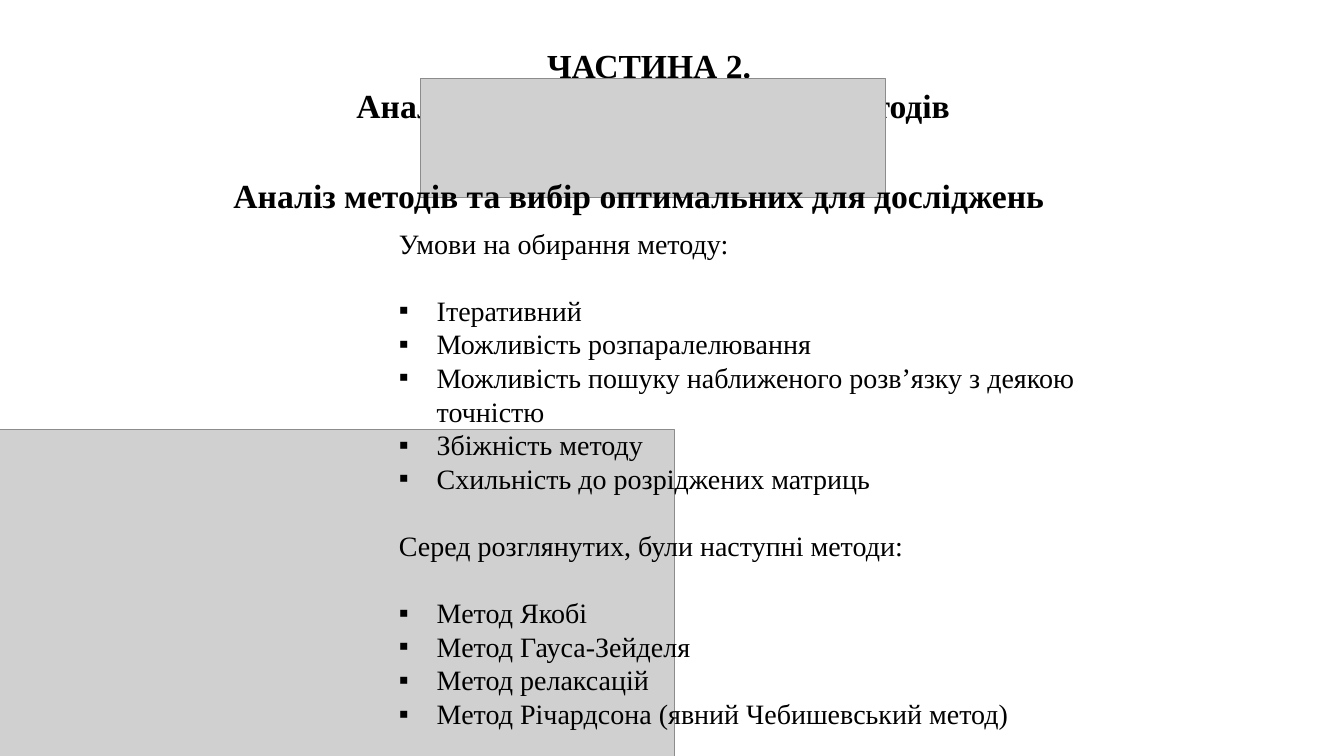
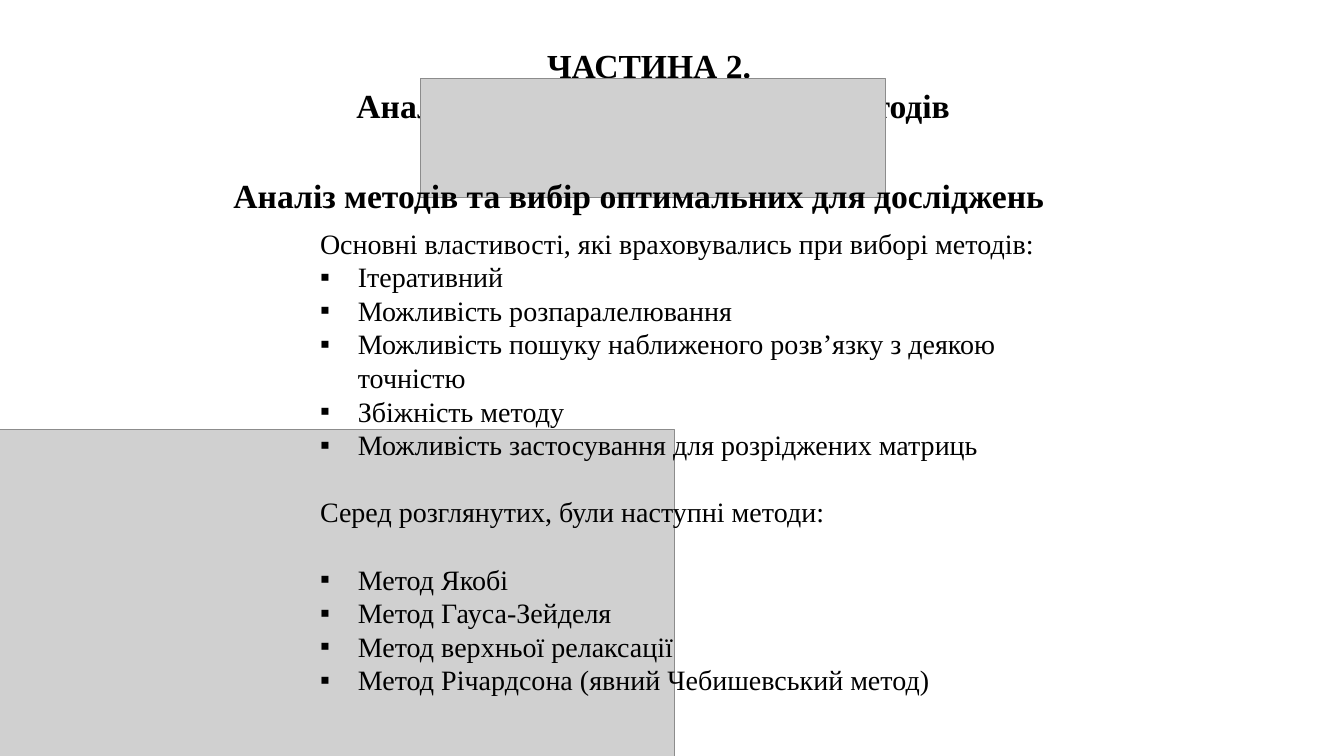
Before and after one commit to icrosil/R_-_UR_methods, a slide deck: slide 9 of types/Illia_Olenchenko_Presentation.pptx. Drawn at 1344x756 pixels with LibreOffice and Linux fonts; fonts in the diff are those of the drawing; grey boxes stand for pictures. Boxes give left, top, right and bottom in pixels: in the first picture for what was removed or moved away, otherwise in the second. Text is boxed around its words. In the diff, an @@ line names an element or a change of style, - is before the commit and + after.

```diff
--- a/types/Illia_Olenchenko_Presentation.pptx
+++ b/types/Illia_Olenchenko_Presentation.pptx
@@ text "Основні властивості, які враховувались при ...": place and size @@
-text "Основні властивості, які враховувались при ..." at (399,234,1074,730)
+text "Основні властивості, які враховувались при ..." at (320,234,1033,696)
@@ text at (320,234,1033,259): text changed @@
-Умови на обирання методу:
+Основні властивості, які враховувались при виборі методів:
@@ text at (358,434,978,461): text changed @@
-▪ Схильність до розріджених матриць
+▪ Можливість застосування для розріджених матриць
@@ text at (358,638,673,662): text changed @@
-▪ Метод релаксацій
+▪ Метод верхньої релаксації
```
Also in this commit, not shown: 13 other slides changed, 4 other files.
